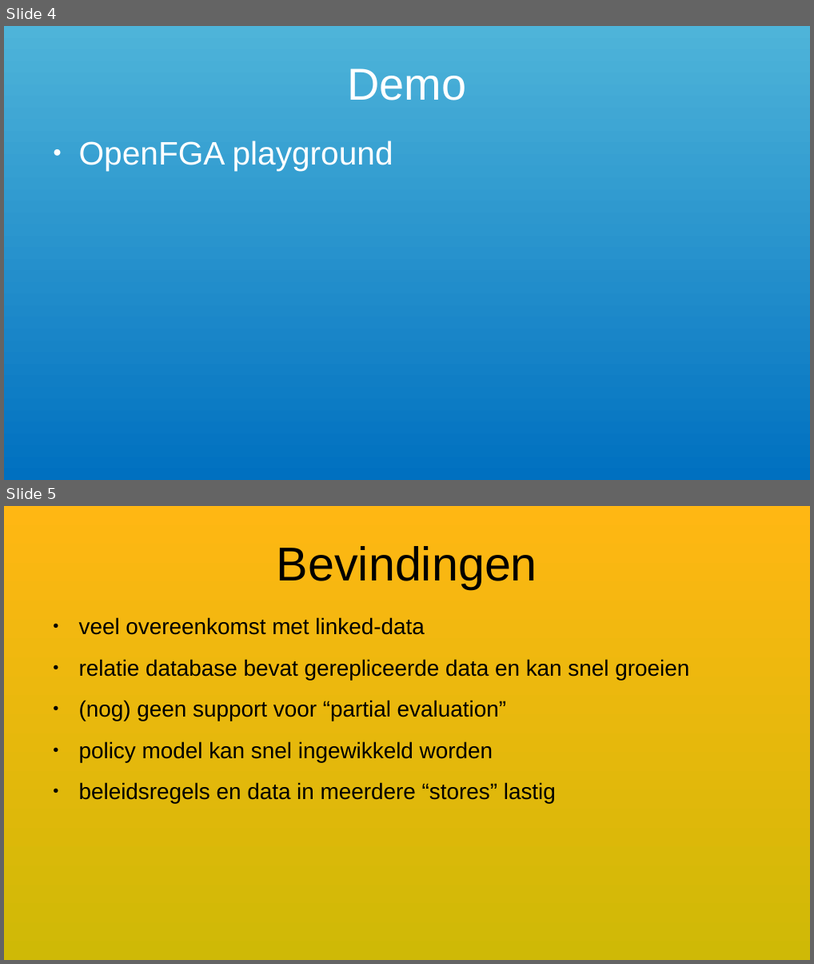
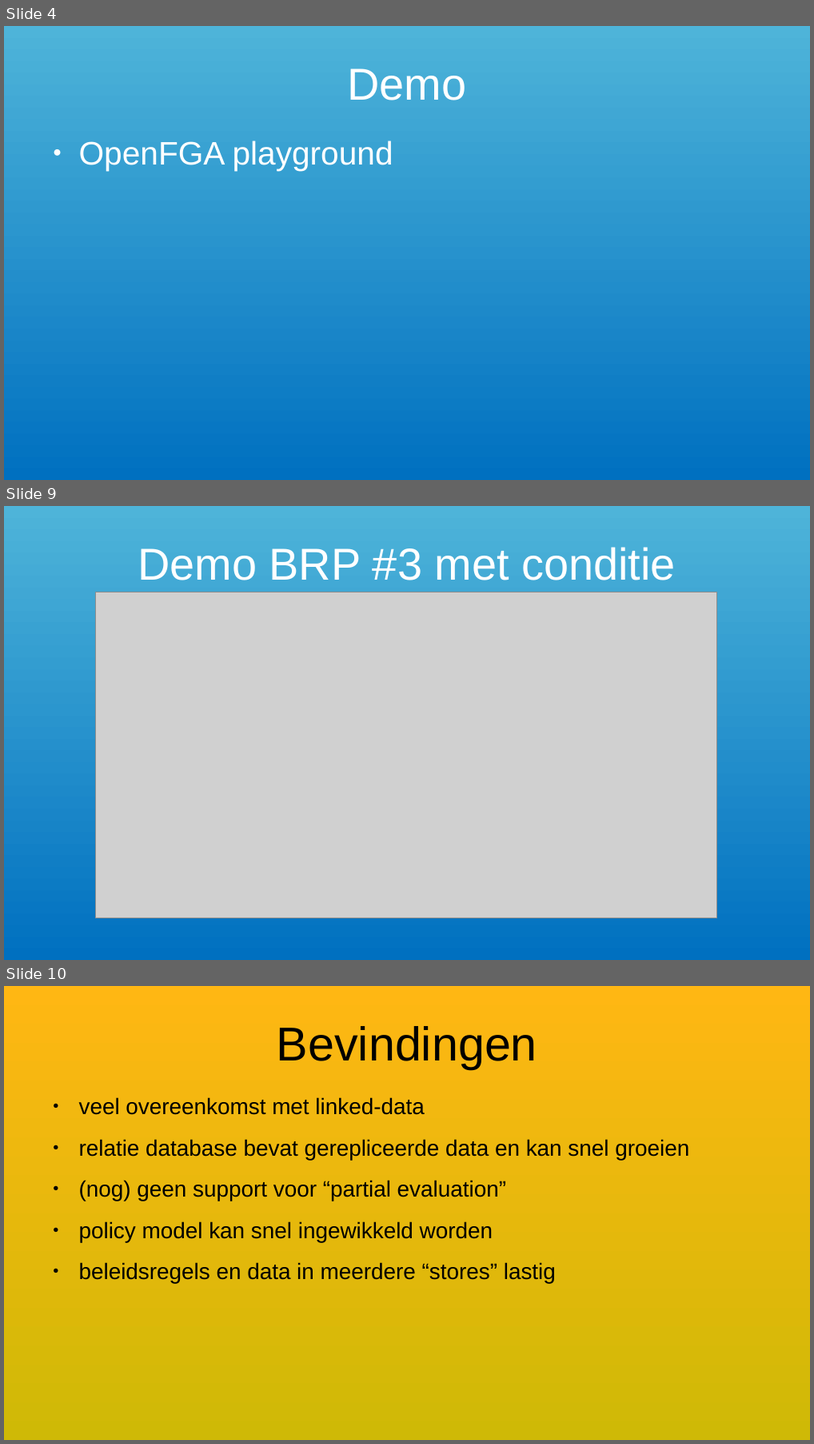
Before and after one commit to VNG-Realisatie/ftv, a slide deck: static/documents/20250909-rebac.odp. Shown one above the other, each under a label of ours: slides 4 and 5 before the commit, slides 4, 9 and 10 after it; the slides between them are not shown. The pictures are 814x964 and 814x1444 pixels, drawn with LibreOffice and Linux fonts; fonts in the diff are those of the drawing; grey boxes stand for pictures. Boxes give left, top, right and bottom in pixels: in the first picture for what was removed or moved away, otherwise in the second. Text is boxed around its words. In the diff, an @@ line names an element or a change of style, - is before the commit and + after.

```diff
--- a/static/documents/20250909-rebac.odp
+++ b/static/documents/20250909-rebac.odp
@@ slide 9 added at (4,506,810,960), background gradient #4EB4D9 to #0070C0 @@
@@ title added at (138,547,675,580), 44 pt, text #FFFFFF @@
+Demo BRP #3 met conditie
@@ picture added at (95,592,718,918) @@
@@ what was slide 5 is now slide 10 @@
```
Also in this commit, not shown: 4 other slides added, 1 other file.
